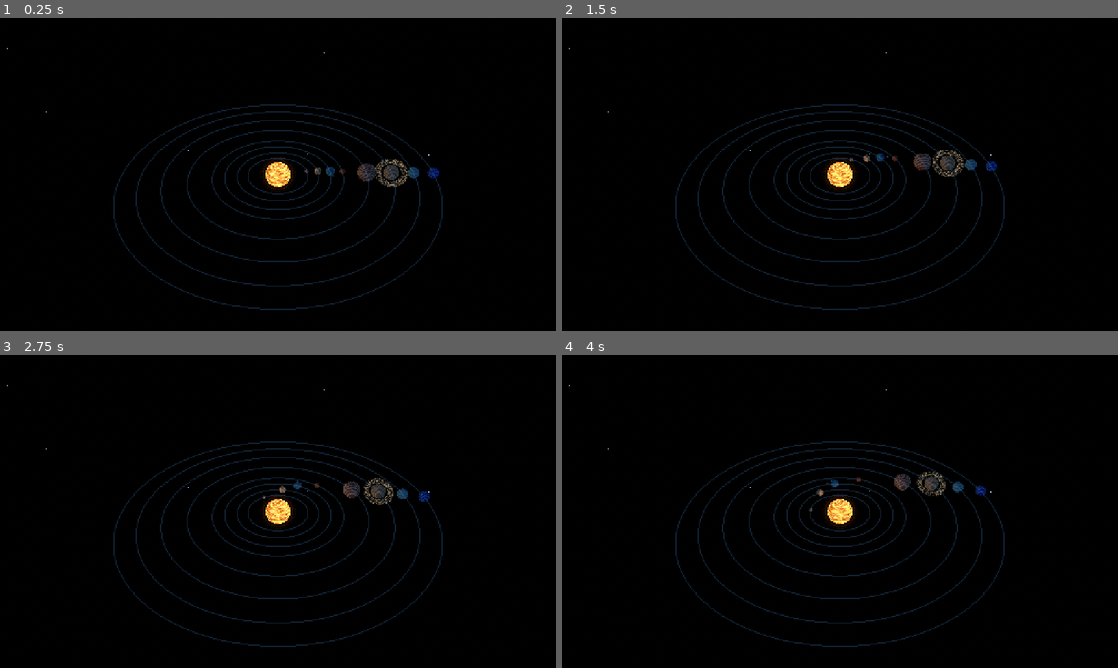
Above: before the commit, frames 1-4 (two rows, left to right).
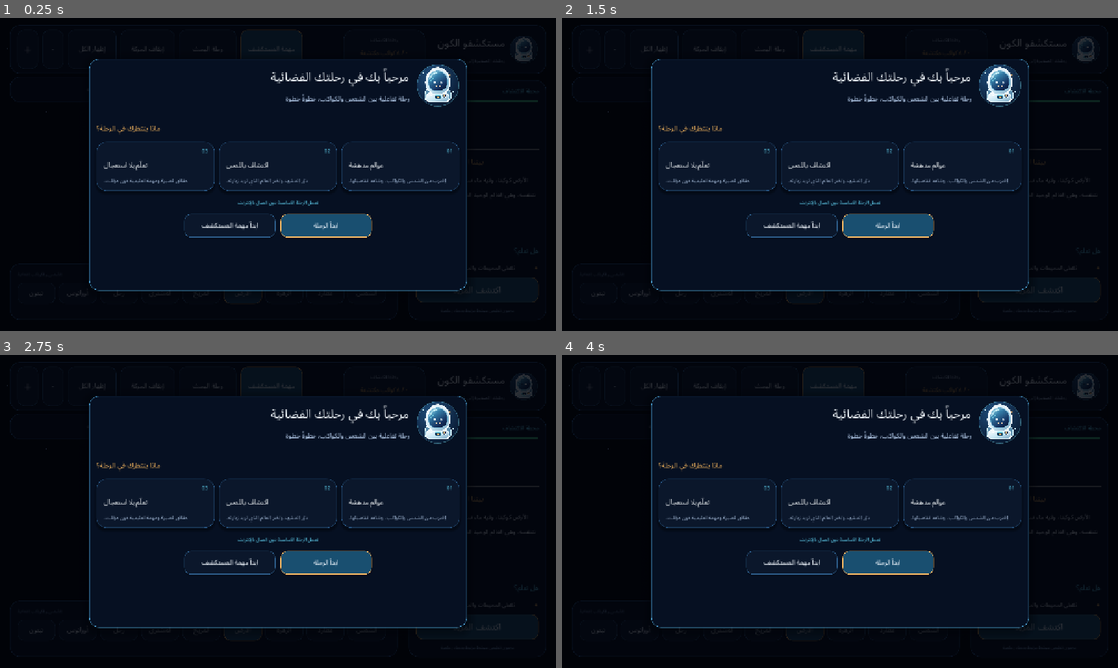
Above: after the commit, the same moments.

Repository: mdznap35/-cosmic-explorers
Game: Godot game, scene res://scenes/main.tscn
Two runs of this game, one before a commit and one after it. Both use one fixed random seed, a clock stepped at 60 frames per second and the inputs below.
Inputs (mouse positions are in pixels of both pictures, inside the frame that each line leads up to):
- Up to frame 1 (0.25 s): no input
- Up to frame 2 (1.5 s): click (834, 49) at 0.5 s, where only the run after the commit has a clickable "مهمة المستكشف"; click (767, 49) at 1.25 s, where only the run after the commit has a clickable "رحلة البحث"
- Up to frame 3 (2.75 s): click (150, 386) at 2 s, where only the run after the commit has a clickable "إيقاف الحركة"
- Up to frame 4 (4 s): click (656, 386) at 2.75 s, where only the run after the commit has a clickable "إظهار الكل"; click (617, 386) at 3.5 s, where only the run after the commit has a clickable "−"

The runs differ from the first frame. In frame 1, 52% of the frame differs, in the area x 1-99%, y 2-97%; in frame 2, 52%; in frame 3, 52%; in frame 4, 52%.
Error before the commit: Parse Error: Identifier "SaveService" not declared in the current scope. (res://scripts/ui_controller.gd:559)

Commit message:
fix(exploration): wire local progress into guided expedition

Diff:
--- a/scripts/ui_controller.gd
+++ b/scripts/ui_controller.gd
@@ -6,6 +6,7 @@
 signal motion_requested(enabled: bool)
 
 const MissionOverlay = preload("res://scripts/mission_overlay.gd")
+const SaveService = preload("res://scripts/save_service.gd")
 const GuidedExpeditionCatalog = preload("res://scripts/guided_expedition_catalog.gd")
 
 const PANEL := Color(0.025, 0.055, 0.12, 0.96)
@@ -308,7 +309,7 @@
 
 
 func _build_guided_expedition_panel() -> void:
-	_guide_panel = _new_panel(0.018, 0.274, 0.36, 0.50)
+	_guide_panel = _new_panel(0.018, 0.274, 0.36, 0.52)
 	_guide_panel.name = "GuidedExpeditionPanel"
 	_guide_panel.visible = false
 	_guide_panel.mouse_filter = Control.MOUSE_FILTER_STOP
--- a/tests/validate_guided_expedition.gd
+++ b/tests/validate_guided_expedition.gd
@@ -2,6 +2,7 @@
 
 const GuidedExpeditionCatalog = preload("res://scripts/guided_expedition_catalog.gd")
 const PlanetCatalog = preload("res://scripts/planet_catalog.gd")
+const SaveService = preload("res://scripts/save_service.gd")
 
 
 func _initialize() -> void:
@@ -35,7 +36,13 @@
 			errors.append(planet_id + " must retain its primary science source.")
 
 	if errors.is_empty():
-		print("PASS: eight guided discovery stages, catalog order, and NASA source linkage.")
+		var previous_count := SaveService.get_guided_expedition_count()
+		var recorded_count := SaveService.record_guided_expedition_completed()
+		if recorded_count != previous_count + 1:
+			errors.append("Guided expedition completion count must persist and increment by exactly one.")
+
+	if errors.is_empty():
+		print("PASS: eight guided stages, catalog order, NASA source linkage, and local progress persistence.")
 		quit(0)
 		return
 
